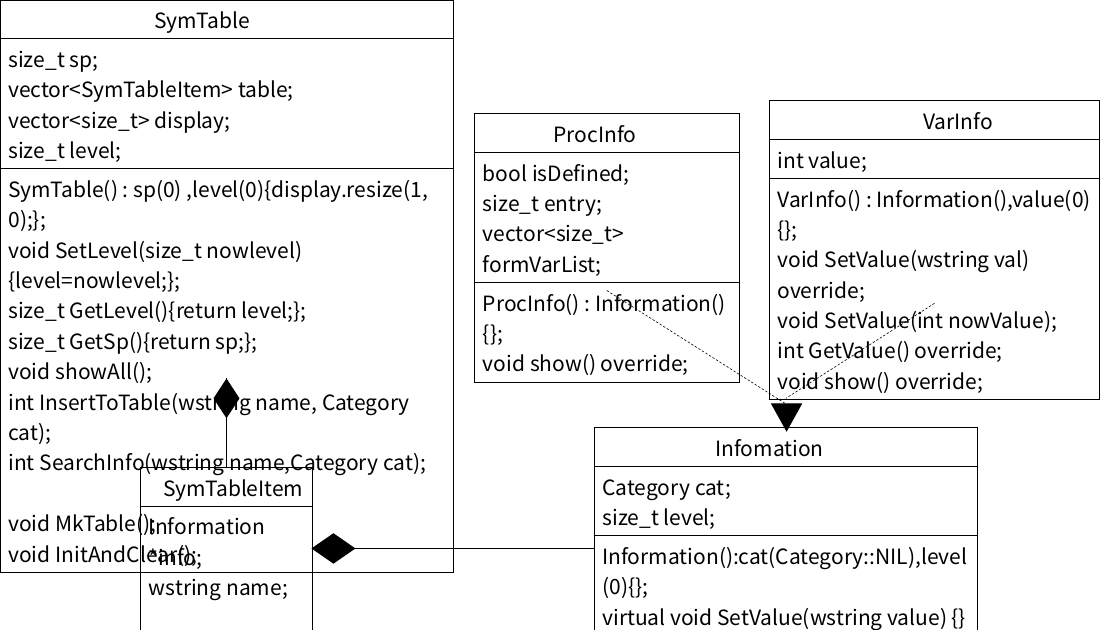
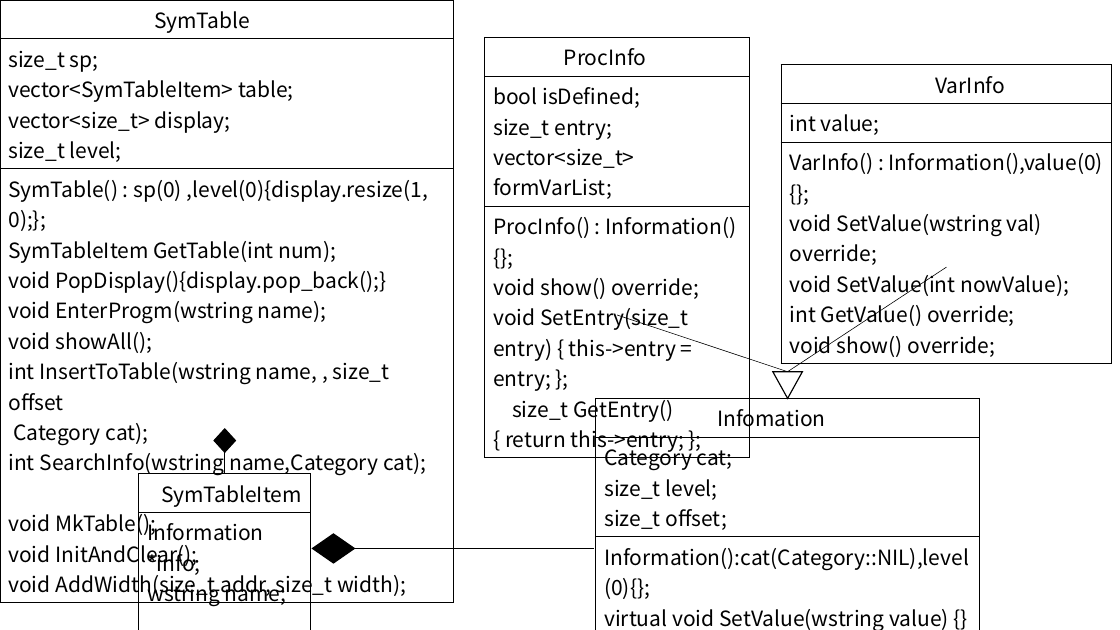
Before and after one commit to 162210107/compiler, a slide deck: slide 8 of docx/画图.pptx. Drawn at 1120x630 pixels with LibreOffice and Linux fonts; fonts in the diff are those of the drawing. Boxes give left, top, right and bottom in pixels: in the first picture for what was removed or moved away, otherwise in the second. Text is boxed around its words. In the diff, an @@ line names an element or a change of style, - is before the commit and + after.

```diff
--- a/docx/画图.pptx
+++ b/docx/画图.pptx
@@ table at (x1=0, y1=0, x2=453, y2=601) @@
-row 3, column 1: SymTable() : sp(0) ,level(0){display.resize(1, 0);}; / void SetLevel(size_t nowlevel){level=nowlevel;}; / size_t GetLevel(){return level;}; / size_t GetSp(){return sp;}; / void showAll(); / int InsertToTable(wstring name, Category cat); / int SearchInfo(wstring name,Category cat); / void MkTable(); / void InitAndClear();
+row 3, column 1: SymTable() : sp(0) ,level(0){display.resize(1, 0);}; / SymTableItem GetTable(int num); / void PopDisplay(){display.pop_back();} / void EnterProgm(wstring name); / void showAll(); / int InsertToTable(wstring name, , size_t offset / Category cat); / int SearchInfo(wstring name,Category cat); / void MkTable(); / void InitAndClear(); / void AddWidth(size_t addr, size_t width);
@@ table at (x1=485, y1=37, x2=749, y2=456) @@
-row 3, column 1: ProcInfo() : Information(){}; / void show() override;
+row 3, column 1: ProcInfo() : Information(){}; / void show() override; / void SetEntry(size_t entry) { this->entry = entry; }; / size_t GetEntry(){ return this->entry; };
@@ table resized from (x1=475, y1=113, x2=739, y2=379) to (x1=485, y1=37, x2=749, y2=456) @@
@@ table moved from (x1=770, y1=101, x2=1101, y2=398) to (x1=781, y1=65, x2=1112, y2=362) @@
@@ line moved from (934, 303) - (786, 398) to (947, 267) - (788, 371) @@
@@ line (947, 267) - (788, 371): stroke #000000 0.5 pt dashed to #000000 0.5 pt @@
@@ line moved from (607, 291) - (786, 404) to (618, 315) - (788, 371) @@
@@ line (618, 315) - (788, 371): stroke #000000 0.5 pt dashed to #000000 0.5 pt @@
@@ flow chart merge moved from (x1=772, y1=404, x2=802, y2=431) to (x1=773, y1=371, x2=802, y2=398) @@
@@ flow chart merge at (x1=773, y1=371, x2=802, y2=398): fill #000000 to none @@
@@ table at (x1=596, y1=398, x2=980, y2=630) @@
-row 2, column 1: Category cat; / size_t level;
+row 2, column 1: Category cat; / size_t level; / size_t offset;
@@ table resized from (x1=594, y1=428, x2=978, y2=630) to (x1=596, y1=398, x2=980, y2=630) @@
@@ diamond resized from (x1=214, y1=380, x2=239, y2=418) to (x1=214, y1=429, x2=235, y2=453) @@
@@ line moved from (227, 468) - (227, 379) to (225, 474) - (225, 435) @@
@@ table moved from (x1=140, y1=468, x2=313, y2=620) to (x1=139, y1=474, x2=311, y2=626) @@
```
Also in this commit, not shown: 1 other slide changed, 6 other files.
